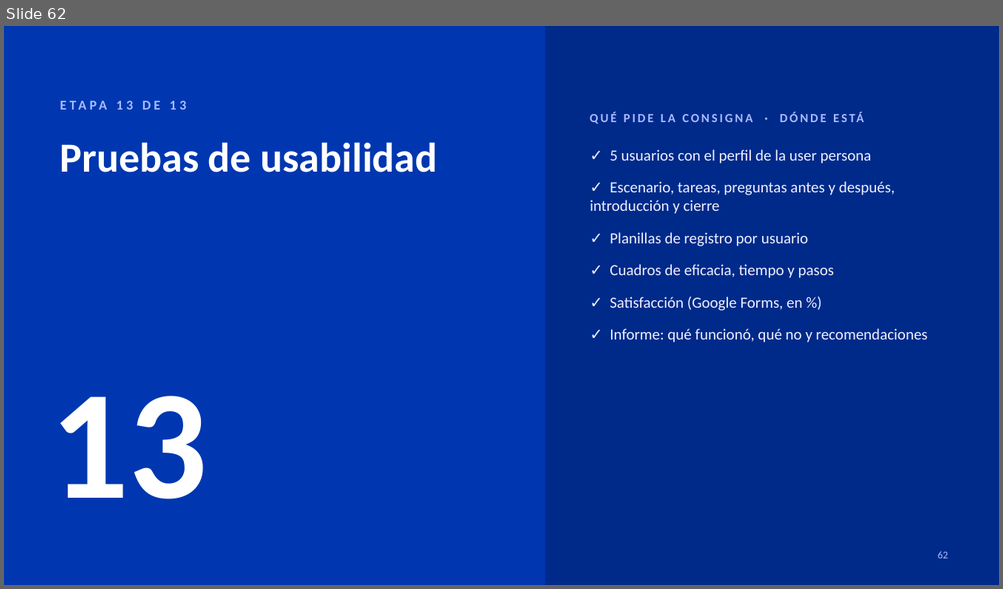
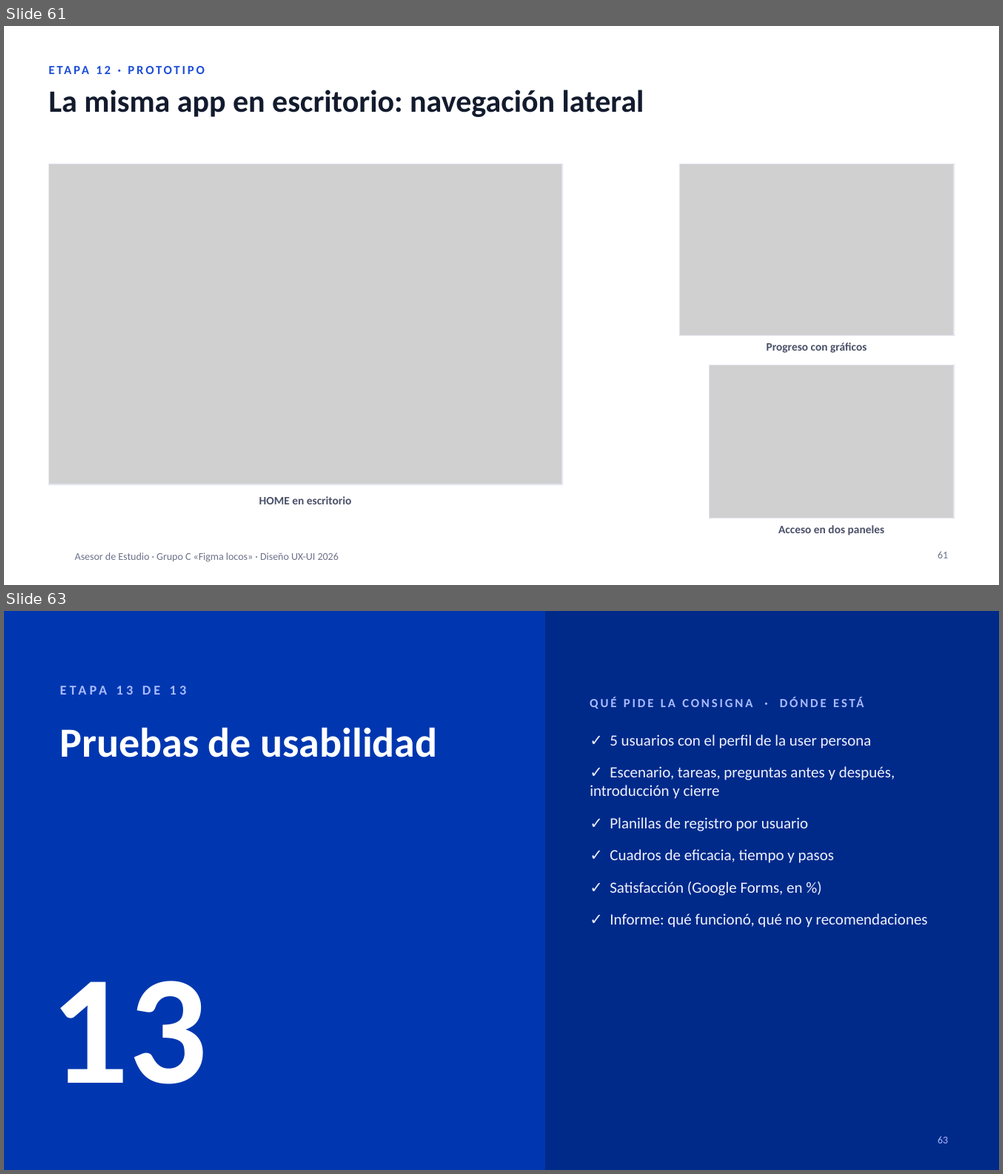
Before and after one commit to vichen12/ux-final, a slide deck: presentacion/GrupoC_AsesorDeEstudio_2026.pptx. Shown one above the other, each under a label of ours: slide 62 before the commit, slides 61 and 63 after it; the slides between them are not shown. The pictures are 1003x589 and 1003x1174 pixels, drawn with LibreOffice and Linux fonts; fonts in the diff are those of the drawing; grey boxes stand for pictures; background and template pictures are left out. Boxes give left, top, right and bottom in pixels: in the first picture for what was removed or moved away, otherwise in the second. Text is boxed around its words. In the diff, an @@ line names an element or a change of style, - is before the commit and + after.

```diff
--- a/presentacion/GrupoC_AsesorDeEstudio_2026.pptx
+++ b/presentacion/GrupoC_AsesorDeEstudio_2026.pptx
@@ slide 61 added at [4, 26, 999, 585], background #FFFFFF @@
@@ text added at [48, 57, 870, 82], 12 pt, text #1D4ED8, bold @@
+ETAPA 12 · PROTOTIPO
@@ title added at [48, 90, 644, 117], 30 pt, text #131B2E, bold @@
+La misma app en escritorio: navegación lateral
@@ picture added at [48, 164, 562, 485] @@
@@ rectangle added at [48, 164, 562, 485], outline #E2E4EF 1 pt @@
@@ picture added at [679, 164, 954, 335] @@
@@ rectangle added at [679, 164, 954, 335], outline #E2E4EF 1 pt @@
@@ text added at [766, 343, 866, 353], 11 pt, text #4A5068, bold @@
+Progreso con gráficos
@@ picture added at [709, 366, 954, 518] @@
@@ rectangle added at [709, 366, 954, 518], outline #E2E4EF 1 pt @@
@@ text added at [259, 497, 352, 505], 11 pt, text #4A5068, bold @@
+HOME en escritorio
@@ text added at [778, 526, 885, 536], 11 pt, text #4A5068, bold @@
+Acceso en dos paneles
@@ text added at [75, 553, 338, 562], 10 pt, text #6B7189 @@
+Asesor de Estudio · Grupo C «Figma locos» · Diseño UX-UI 2026
@@ page number added at [937, 551, 948, 559], 10 pt, text #6B7189 @@
+61
@@ what was slide 62 is now slide 63 @@
@@ page number at [937, 1136, 948, 1144]: text changed @@
-62
+63
```
Also in this commit, not shown: 7 slides changed, 22 other files.
